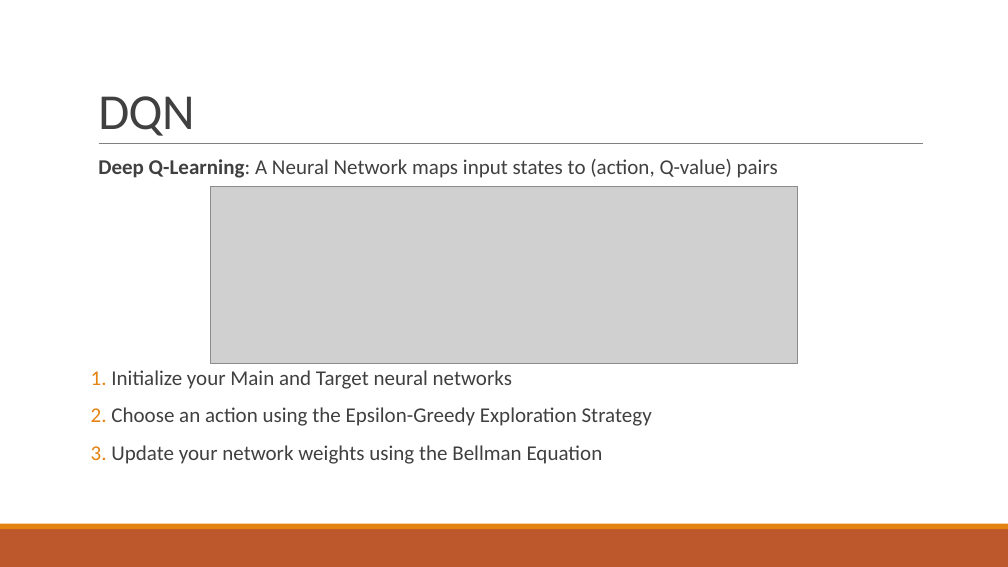
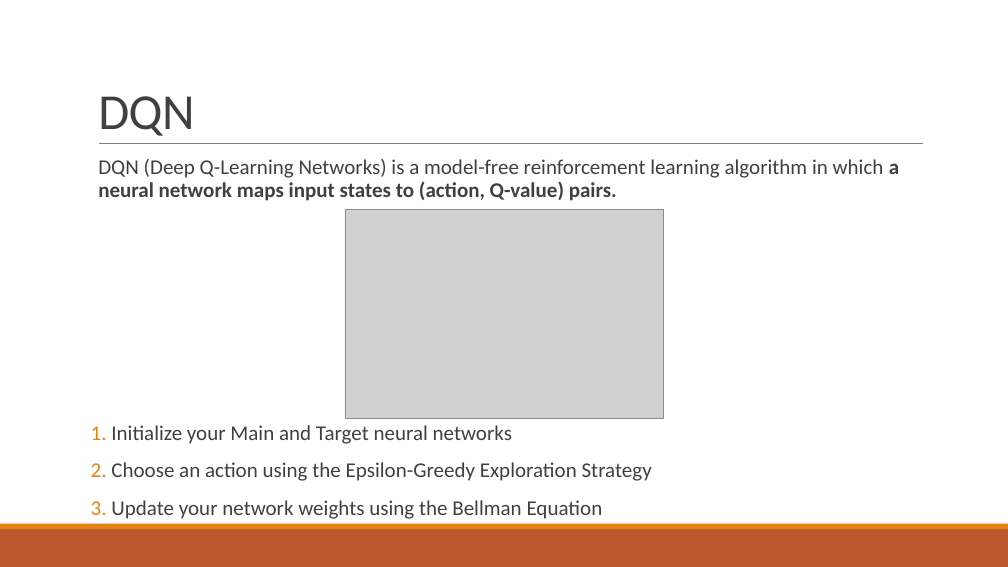
Before and after one commit to francescobaraldi/smart-neighborhood, a slide deck: slide 31 of Smart Neighborhood.pptx (slide 25 before the commit). Drawn at 1008x567 pixels with LibreOffice and Linux fonts; fonts in the diff are those of the drawing; grey boxes stand for pictures. Boxes give left, top, right and bottom in pixels: in the first picture for what was removed or moved away, otherwise in the second. Text is boxed around its words. In the diff, an @@ line names an element or a change of style, - is before the commit and + after.

```diff
--- a/Smart Neighborhood.pptx
+++ b/Smart Neighborhood.pptx
@@ text at <box>98,159,899,201</box>: text changed @@
-  Deep Q-Learning: A Neural Network maps input states to (action, Q-value) pairs
+  DQN (Deep Q-Learning Networks) is a model-free reinforcement learning algorithm in which a neural network maps input states to (action, Q-value) pairs.
@@ picture removed at <box>210,187,798,364</box> @@
@@ picture added at <box>345,209,663,418</box> @@
@@ text "Initialize your Main and Target ...": place and size @@
-text "Initialize your Main and Target ..." at <box>111,370,652,464</box>
+text "Initialize your Main and Target ..." at <box>111,425,652,519</box>
```
Also in this commit, not shown: 16 other slides changed, 8 slides added, 2 slides removed.
